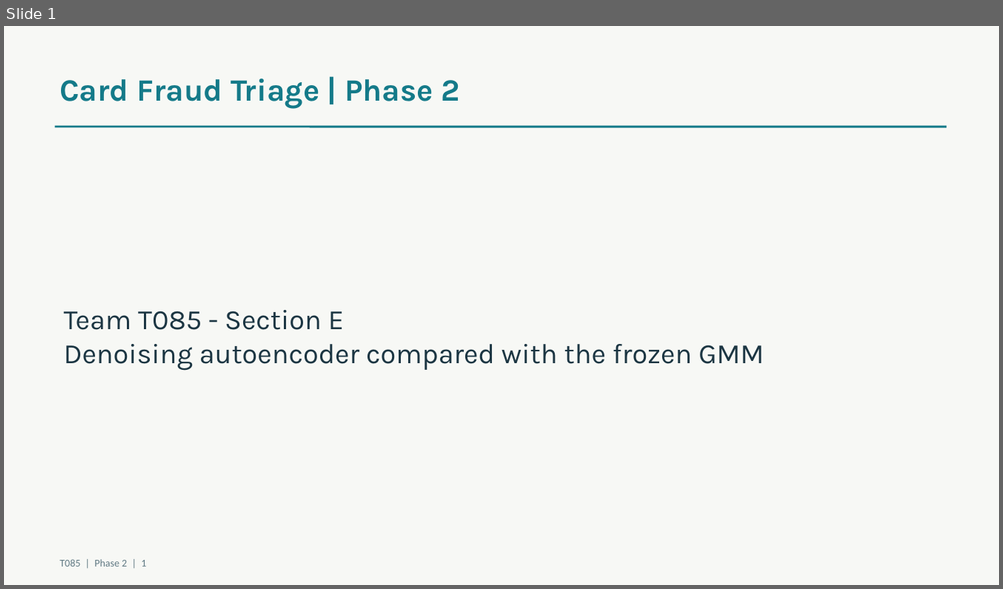
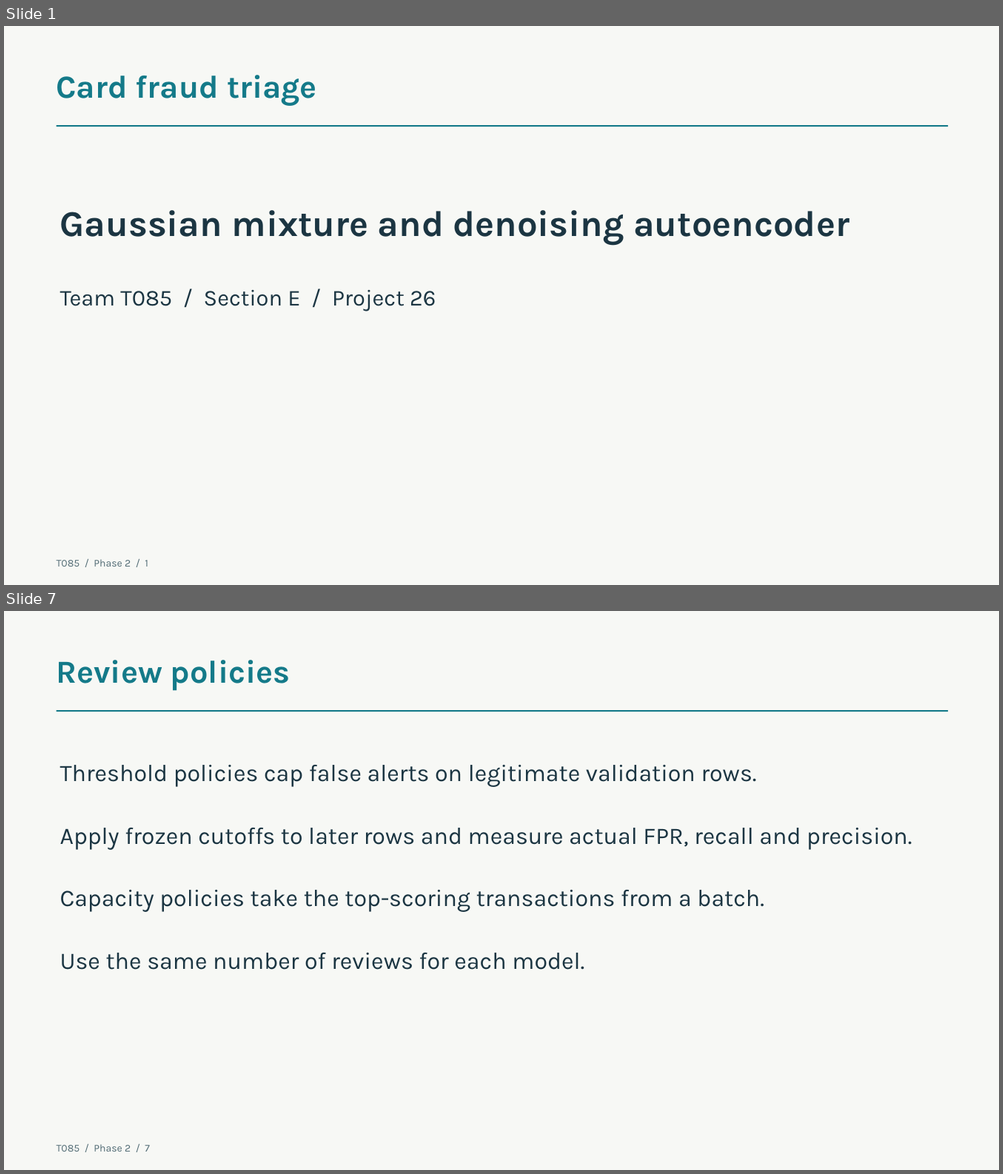
Before and after one commit to aaditya599fx/T085-CardFraudTriage-AML-Phase1, a slide deck: docs/phase2/T085_Phase2.pptx. Shown one above the other, each under a label of ours: slide 1 before the commit, slides 1 and 7 after it; the slides between them are not shown. The pictures are 1003x589 and 1003x1174 pixels, drawn with LibreOffice and Linux fonts; fonts in the diff are those of the drawing. Boxes give left, top, right and bottom in pixels: in the first picture for what was removed or moved away, otherwise in the second. Text is boxed around its words. In the diff, an @@ line names an element or a change of style, - is before the commit and + after.

Commit message:
Complete Phase 2 fraud triage evaluation

```diff
--- a/docs/phase2/T085_Phase2.pptx
+++ b/docs/phase2/T085_Phase2.pptx
@@ slide 7 added at box(4, 611, 999, 1170), background #F7F8F5 @@
@@ text added at box(57, 660, 290, 691), 31 pt, text #147A89, bold @@
+Review policies
@@ line added from (57, 711) to (948, 711), #147A89 1.35 pt @@
@@ text added at box(60, 765, 757, 787), 23 pt, text #1B3542 @@
+Threshold policies cap false alerts on legitimate validation rows.
@@ text added at box(60, 828, 911, 850), 23 pt, text #1B3542 @@
+Apply frozen cutoffs to later rows and measure actual FPR, recall and precision.
@@ text added at box(60, 890, 764, 912), 23 pt, text #1B3542 @@
+Capacity policies take the top-scoring transactions from a batch.
@@ text added at box(60, 953, 584, 970), 23 pt, text #1B3542 @@
+Use the same number of reviews for each model.
@@ text added at box(57, 1145, 150, 1152), 10 pt, text #526C75 @@
+T085 / Phase 2 / 7
@@ slide 1 changed as well @@
@@ text at box(57, 75, 317, 106): text changed; size 30 to 31 pt @@
-Card Fraud Triage | Phase 2
+Card fraud triage
@@ line (57, 126) - (948, 126): stroke #147A89 2 pt to #147A89 1.35 pt @@
@@ text added at box(60, 210, 849, 245), 35 pt, text #1B3542, bold @@
+Gaussian mixture and denoising autoencoder
@@ text at box(60, 290, 435, 311): text changed; size 27 to 22 pt @@
-Team T085 - Section E
-Denoising autoencoder compared with the frozen GMM
+Team T085 / Section E / Project 26
@@ text at box(57, 560, 148, 567): text changed; font Calibri to Karla; text colour #617A84 to #526C75 @@
-T085 | Phase 2 | 1
+T085 / Phase 2 / 1
```
Also in this commit, not shown: 1 other slide changed, 11 other slides added, 12 slides removed, 20 other files.
